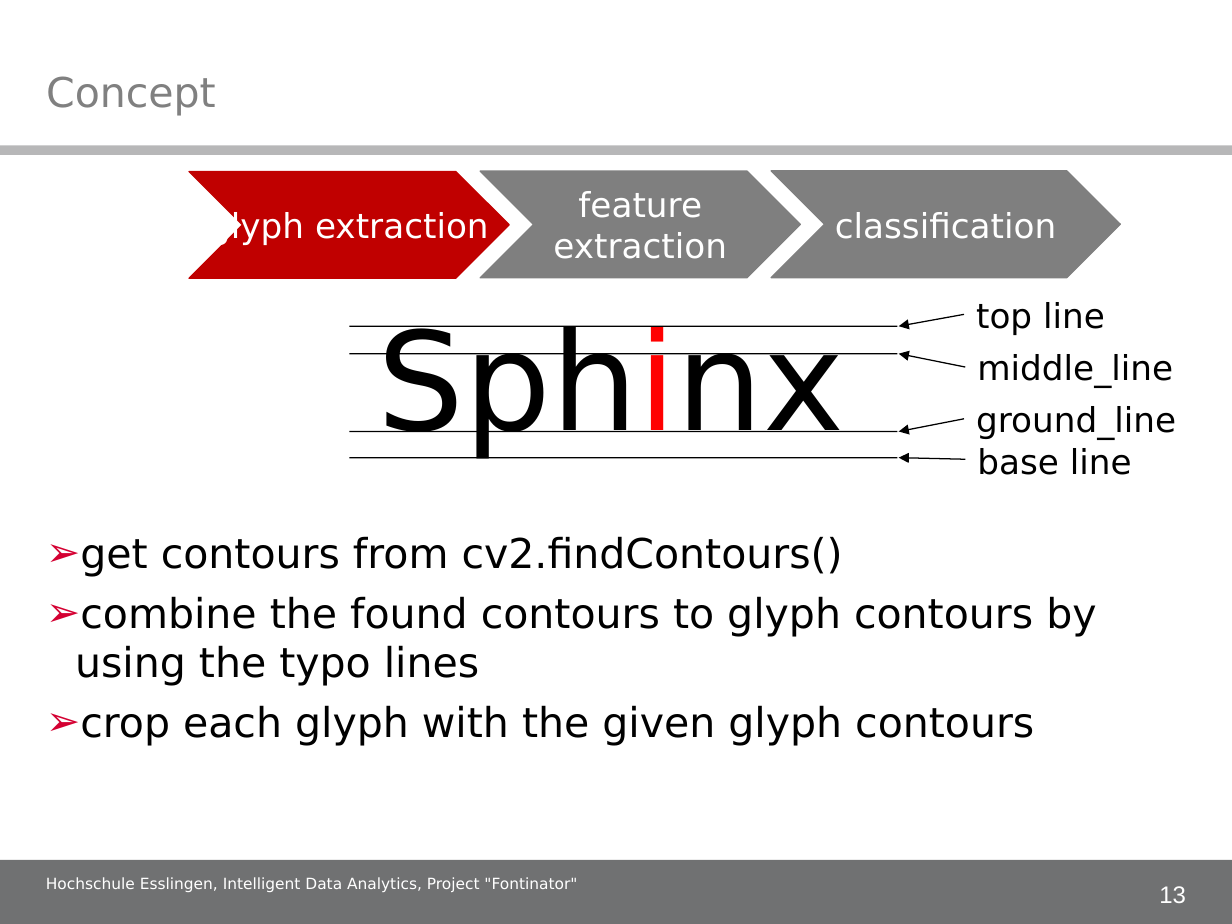
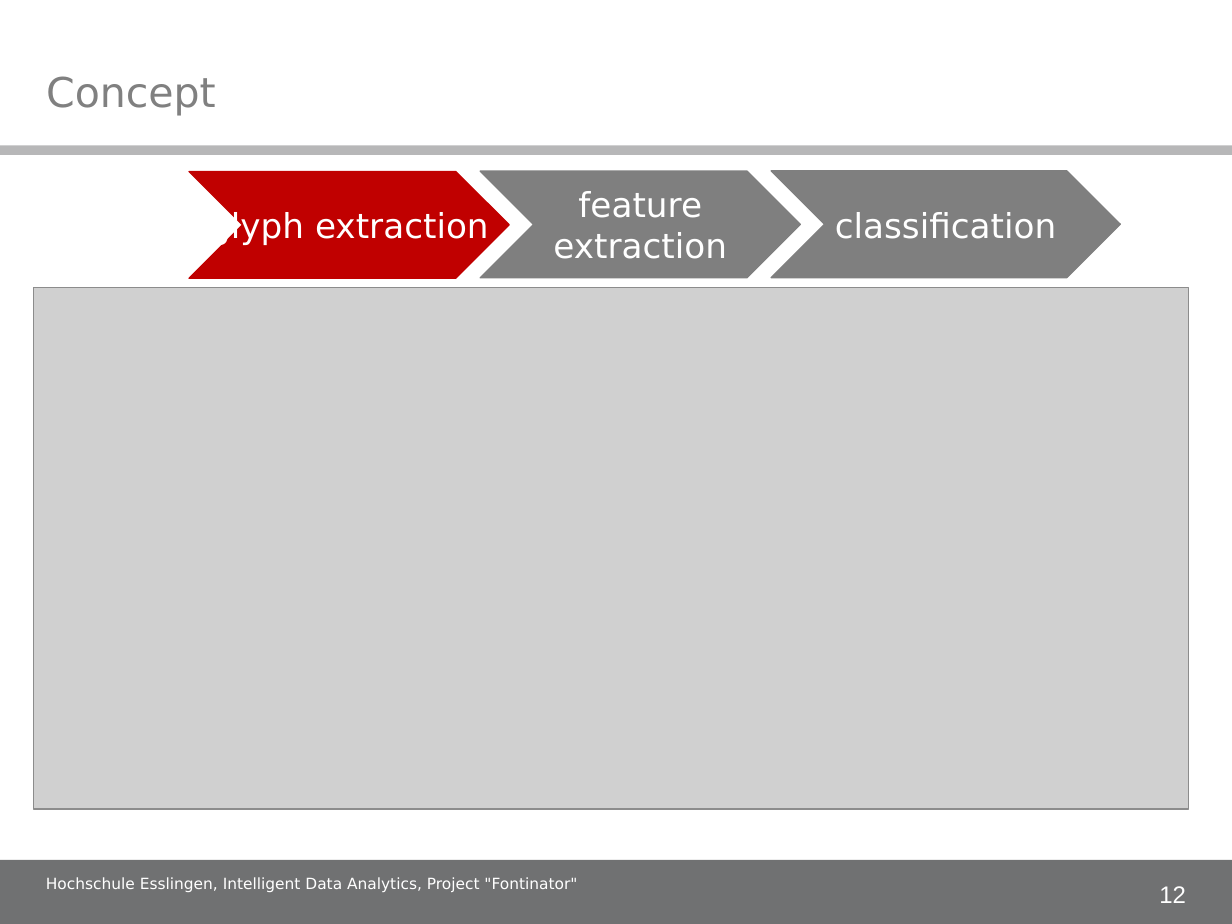
Before and after one commit to alex-ta/Fontinator, a slide deck: slide 12 of Documents/IDA_project_presentation.ppt (slide 13 before the commit). Drawn at 1232x924 pixels with LibreOffice and Linux fonts; fonts in the diff are those of the drawing; grey boxes stand for pictures; background and template pictures are left out. Boxes give left, top, right and bottom in pixels: in the first picture for what was removed or moved away, otherwise in the second. Text is boxed around its words. In the diff, an @@ line names an element or a change of style, - is before the commit and + after.

Commit message:
Swapped and modified slide 12 and 13. Added Feature_Engineering_Doc.md

```diff
--- a/Documents/IDA_project_presentation.ppt
+++ b/Documents/IDA_project_presentation.ppt
@@ picture added at <box>33,287,1188,808</box> @@
@@ text removed at <box>46,325,1096,746</box> @@
-Sphinx
-➢ get contours from cv2.findContours()
-➢ combine the found contours to glyph contours by using the typo lines
-➢ crop each glyph with the given glyph contours
@@ line removed from (350, 326) to (897, 326) @@
@@ arrow removed from (963, 314) to (898, 326) @@
@@ text removed at <box>976,302,1105,335</box> @@
-top line
@@ line removed from (350, 354) to (897, 354) @@
@@ arrow removed from (966, 367) to (898, 354) @@
@@ text removed at <box>977,354,1173,388</box> @@
-middle_line
@@ arrow removed from (963, 419) to (898, 431) @@
@@ text removed at <box>976,406,1176,440</box> @@
-ground_line
@@ line removed from (350, 431) to (897, 431) @@
@@ text removed at <box>977,448,1132,475</box> @@
-base line
@@ line removed from (350, 458) to (897, 458) @@
@@ arrow removed from (966, 460) to (898, 457) @@
@@ page number at <box>1159,886,1186,903</box>: text changed @@
-13
+12
```
Also in this commit, not shown: 18 other slides changed, 1 other file.
